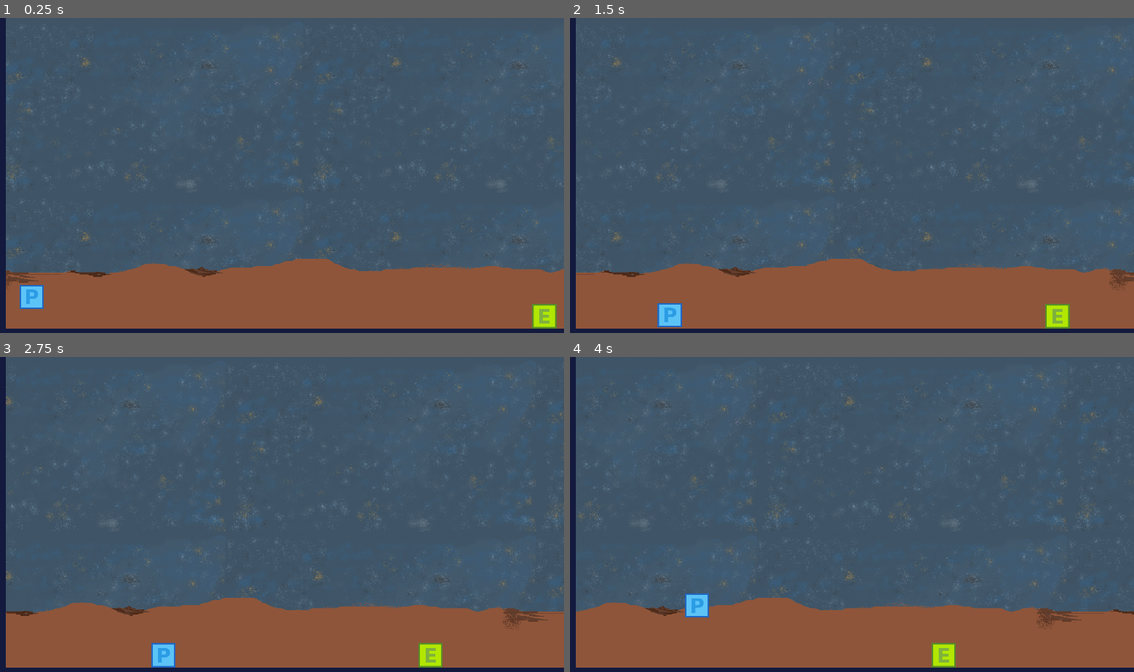
Above: before the commit, frames 1-4 (two rows, left to right).
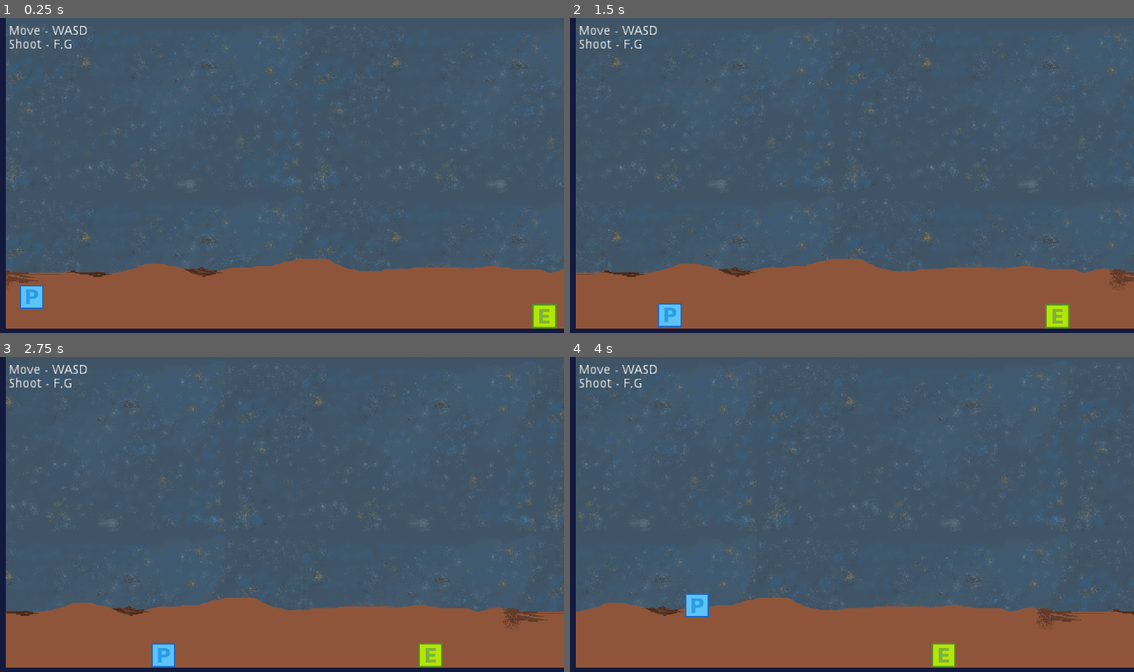
Above: after the commit, the same moments.

Repository: 13hnguyen/EchoWorld
Game: Godot game, scene res://Level/Level.tscn
The game is run twice, just before and just after one commit, with the same random seed, the same clock (stepped at 60 frames per second) and the same inputs.
Inputs:
- Up to frame 1 (0.25 s): no input
- Up to frame 2 (1.5 s): hold D (move_right) 0.53-1.28 s; hold S (move_down) from 1.28 s (still down)
- Up to frame 3 (2.75 s): release S (move_down) at 2.03 s; hold D (move_right) from 2.03 s (still down)
- Up to frame 4 (4 s): release D (move_right) at 2.78 s; hold W (move_up) 2.78-3.53 s; hold Left (move_left) from 3.53 s (still down)

The runs differ from the first frame. In frame 1, 0.3% of the frame differs, in the area x 1-16%, y 2-10%; in frame 2, 0.3%; in frame 3, 0.3%; in frame 4, 0.3%.

Commit message:
added movement labels to level

Diff:
--- a/Final_Project/Enemy/EnemySpawner.gd
+++ b/Final_Project/Enemy/EnemySpawner.gd
@@ -19,12 +19,8 @@
   SinceSpawn -= delta
 
   if SinceSpawn <= 0 :
-    var EnemyNode = preload("res://Enemy.tscn").instance()
-
+    var EnemyNode = preload("res://Enemy/EnemySpawner.tscn").instance()
     EnemyNode.position = Spawn
-
     add_child(EnemyNode)
 
     SinceSpawn = Timer
-
-#  pass
--- a/Final_Project/Level/Level.tscn
+++ b/Final_Project/Level/Level.tscn
@@ -88,3 +88,19 @@
 
 [node name="BackgndMusic" type="AudioStreamPlayer" parent="."]
 stream = ExtResource( 1 )
+
+[node name="On Screen Labels" type="CanvasLayer" parent="."]
+
+[node name="Movement" type="RichTextLabel" parent="On Screen Labels"]
+anchor_top = 0.00146976
+anchor_bottom = 0.00146976
+margin_left = 89.0
+margin_top = 21.0
+margin_right = 187.0
+margin_bottom = 56.0
+rect_scale = Vector2( 3, 3 )
+text = "Move - WASD
+Shoot - F,G"
+__meta__ = {
+"_edit_use_anchors_": false
+}
